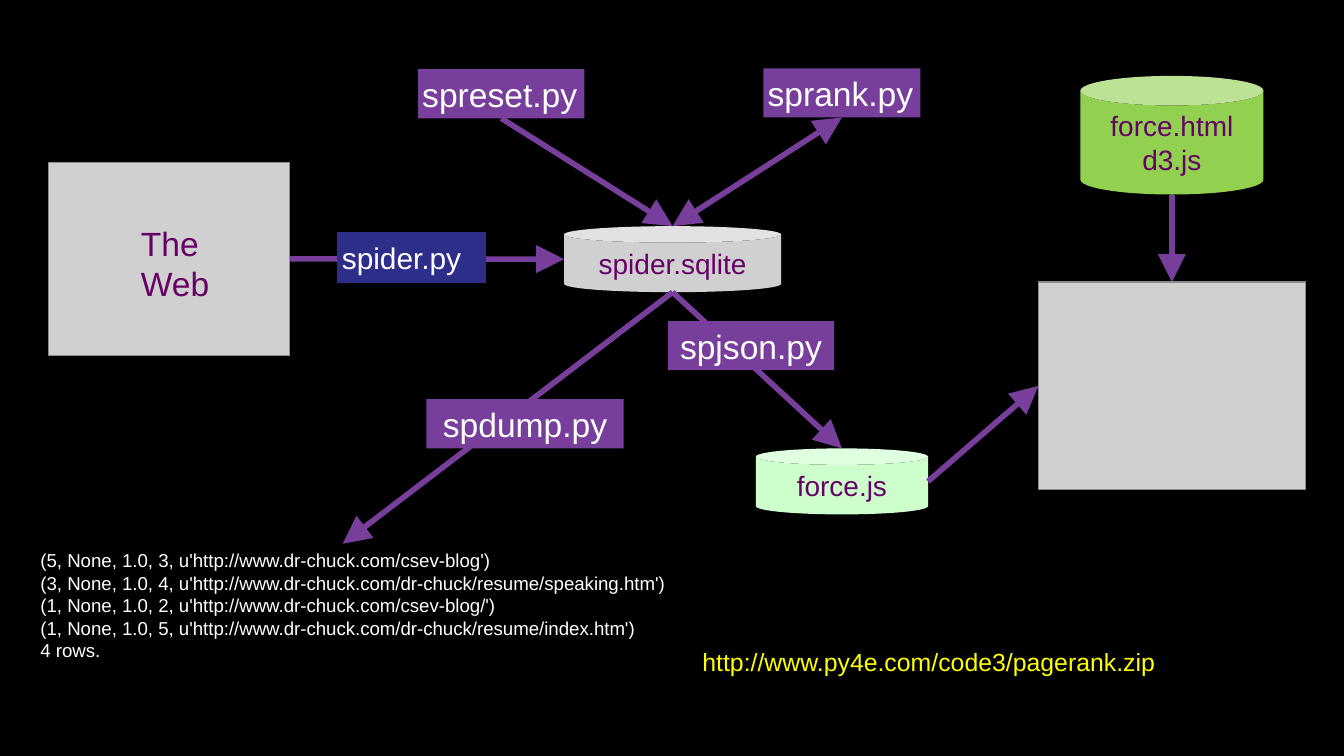
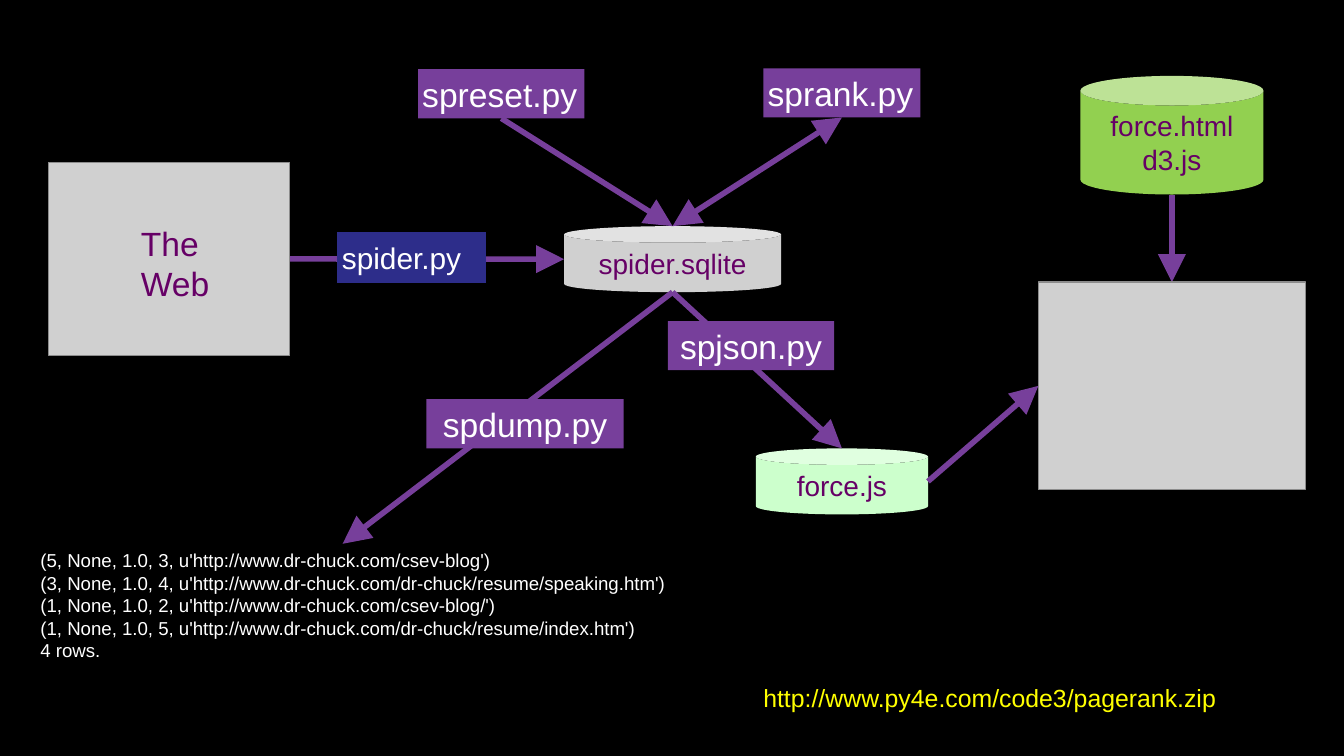
Before and after one commit to csev/py4e, a slide deck: slide 15 of lectures3/Pythonlearn-16-Data-Viz.pptx. Drawn at 1344x756 pixels with LibreOffice and Linux fonts; fonts in the diff are those of the drawing; grey boxes stand for pictures. Boxes give left, top, right and bottom in pixels: in the first picture for what was removed or moved away, otherwise in the second. Text is boxed around its words. In the diff, an @@ line names an element or a change of style, - is before the commit and + after.

```diff
--- a/lectures3/Pythonlearn-16-Data-Viz.pptx
+++ b/lectures3/Pythonlearn-16-Data-Viz.pptx
@@ text "http://www.py4e.com/code3/pagerank.zip": place and size @@
-text "http://www.py4e.com/code3/pagerank.zip" at [702,653,1154,676]
+text "http://www.py4e.com/code3/pagerank.zip" at [763,689,1215,712]
```
Also in this commit, not shown: 11 other slides changed.
